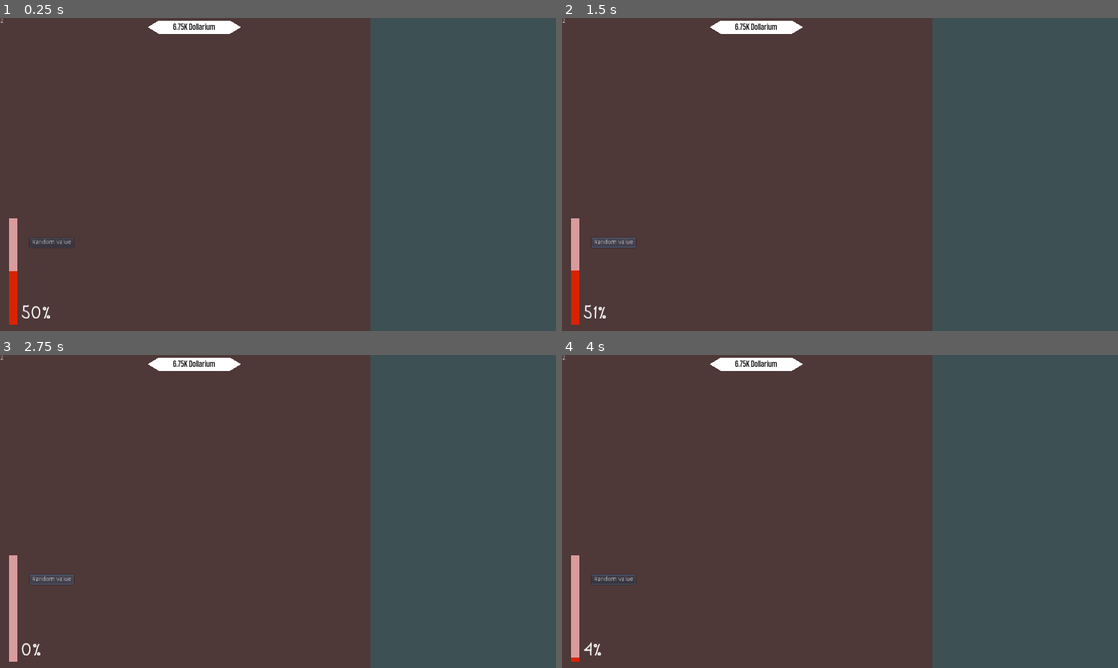
Above: before the commit, frames 1-4 (two rows, left to right).
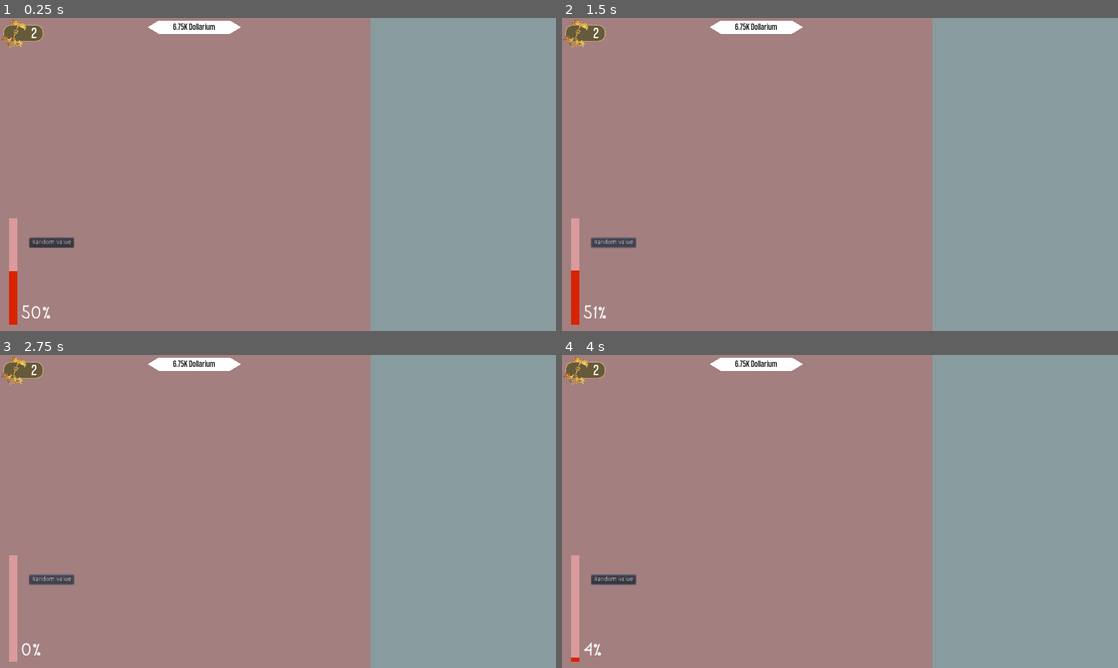
Above: after the commit, the same moments.

Repository: UltraMKF12/Waifu-Clicker
Game: Godot game, scene res://Game.tscn
Two runs of this game, one before a commit and one after it. Both use one fixed random seed, a clock stepped at 60 frames per second and the inputs below.
Inputs (mouse positions are in pixels of both pictures, inside the frame that each line leads up to):
- Up to frame 1 (0.25 s): no input
- Up to frame 2 (1.5 s): click "Random value" at 0.5 s; click "Random value" at 1.25 s
- Up to frame 3 (2.75 s): click "Random value" at 2 s
- Up to frame 4 (4 s): tap Enter at 2.75 s; move the mouse to (962, 495) at 2.77 s; tap Space at 3.5 s; move the mouse to (728, 527) at 3.52 s

The runs differ from the first frame. In frame 1, 99% of the frame differs, in the area x 0-100%, y 0-100%; in frame 2, 99%; in frame 3, 99%; in frame 4, 99%.

Commit message:
Add key graphics
+ tooltip for it.

Diff:
--- a/Game.tscn
+++ b/Game.tscn
@@ -1,10 +1,25 @@
-[gd_scene load_steps=10 format=2]
+[gd_scene load_steps=13 format=2]
 
 [ext_resource path="res://Scripts/Game.gd" type="Script" id=1]
 [ext_resource path="res://Objects/Tooltip/TooltipArea.tscn" type="PackedScene" id=2]
 [ext_resource path="res://Scripts/Affection.gd" type="Script" id=3]
 [ext_resource path="res://Fonts/Spring Snowstorm.ttf" type="DynamicFontData" id=4]
 [ext_resource path="res://Fonts/coolvetica condensed rg.otf" type="DynamicFontData" id=5]
+[ext_resource path="res://Sprites/Icons/icon_key.png" type="Texture" id=6]
+
+[sub_resource type="StyleBoxFlat" id=6]
+bg_color = Color( 0.113725, 0.113725, 0.113725, 0.619608 )
+border_blend = true
+corner_radius_top_left = 15
+corner_radius_top_right = 15
+corner_radius_bottom_right = 15
+corner_radius_bottom_left = 15
+shadow_color = Color( 1, 0.913725, 0.356863, 0.6 )
+shadow_size = 3
+
+[sub_resource type="DynamicFont" id=5]
+size = 36
+font_data = ExtResource( 5 )
 
 [sub_resource type="DynamicFont" id=4]
 size = 22
@@ -51,22 +66,55 @@
 anchor_right = 1.0
 anchor_bottom = 1.0
 mouse_filter = 2
-color = Color( 0.309804, 0.223529, 0.223529, 1 )
-__meta__ = {
-"_edit_lock_": true
-}
-
-[node name="Keytext" type="Label" parent="Screen/TwoPartDivision/CharacterPart"]
-margin_right = 97.0
-margin_bottom = 14.0
-text = "Key Counter"
+color = Color( 0.643137, 0.501961, 0.501961, 1 )
+__meta__ = {
+"_edit_lock_": true
+}
+
+[node name="Keys" type="Panel" parent="Screen/TwoPartDivision/CharacterPart"]
+margin_left = 10.0
+margin_top = 18.0
+margin_right = 98.0
+margin_bottom = 52.0
+custom_styles/panel = SubResource( 6 )
+__meta__ = {
+"_edit_group_": true
+}
+
+[node name="KeyText" type="Label" parent="Screen/TwoPartDivision/CharacterPart/Keys"]
+anchor_left = 0.778
+anchor_top = 0.441
+anchor_right = 0.778
+anchor_bottom = 0.441
+margin_left = -14.464
+margin_top = -21.994
+margin_right = 14.536
+margin_bottom = 22.006
+custom_colors/font_color = Color( 1, 1, 1, 1 )
+custom_fonts/font = SubResource( 5 )
+text = "12"
+align = 1
+valign = 1
+
+[node name="TextureRect" type="TextureRect" parent="Screen/TwoPartDivision/CharacterPart/Keys"]
+anchor_left = 0.259
+anchor_top = 0.464
+anchor_right = 0.259
+anchor_bottom = 0.464
+margin_left = 20.208
+margin_top = 45.224
+margin_right = 89.208
+margin_bottom = 114.224
+rect_rotation = -159.95
+texture = ExtResource( 6 )
+expand = true
 
 [node name="MoneyTextBorder" type="Polygon2D" parent="Screen/TwoPartDivision/CharacterPart"]
 position = Vector2( 298, -204 )
 offset = Vector2( 2, 0 )
 polygon = PoolVector2Array( 40, 225, 65, 210, 230, 210, 255, 225, 230, 240, 65, 240 )
 
-[node name="Moneytext" type="Label" parent="Screen/TwoPartDivision/CharacterPart/MoneyTextBorder"]
+[node name="MoneyText" type="Label" parent="Screen/TwoPartDivision/CharacterPart/MoneyTextBorder"]
 margin_left = 68.0
 margin_top = 210.0
 margin_right = 231.0
@@ -126,7 +174,7 @@
 anchor_right = 1.0
 anchor_bottom = 1.0
 mouse_filter = 2
-color = Color( 0.243137, 0.317647, 0.329412, 1 )
+color = Color( 0.537255, 0.611765, 0.623529, 1 )
 __meta__ = {
 "_edit_lock_": true
 }
@@ -152,15 +200,15 @@
 margin_top = 5.0
 margin_right = 555.0
 margin_bottom = 37.0
-tooltip_text = "This is your current money. Use it to buy new characters, or upgrade existing ones"
-
-[node name="TooltipArea" parent="Screen/Tooltips" instance=ExtResource( 2 )]
-margin_left = 857.0
-margin_top = 2.0
-margin_right = 1278.0
-margin_bottom = 715.0
-tooltip_text = "This are is under construction and I advise you do not do anything funny here. That's why this looooong long long looong tooltip is here for. Please go away to the red side!
-
-This are is under construction and I advise you do not do anything funny here. That's why this looooong long long looong tooltip is here for. Please go away to the red side!"
+tooltip_text = "This is your current money.
+Use it to buy new characters, or upgrade existing ones"
+
+[node name="KeyTooltip" parent="Screen/Tooltips" instance=ExtResource( 2 )]
+margin_left = 10.0
+margin_top = 18.0
+margin_right = 99.0
+margin_bottom = 53.0
+tooltip_text = "This is you currently avalible keys.
+Use it to unlock other characters."
 
 [connection signal="pressed" from="Screen/TwoPartDivision/CharacterPart/AffectionBar/Button" to="Screen/TwoPartDivision/CharacterPart/AffectionBar" method="_on_Button_pressed"]
--- a/Scripts/Game.gd
+++ b/Scripts/Game.gd
@@ -4,8 +4,8 @@
 export var money: int = 92000
 var keys: int = 2
 
-onready var moneytext = $Screen/TwoPartDivision/CharacterPart/MoneyTextBorder/Moneytext
-onready var keytext = $Screen/TwoPartDivision/CharacterPart/Keytext
+onready var moneytext = $Screen/TwoPartDivision/CharacterPart/MoneyTextBorder/MoneyText
+onready var keytext = $Screen/TwoPartDivision/CharacterPart/Keys/KeyText
 
 func _ready():
 	moneytext.text = Gamemanager.price_translate(money)
Binary file added: Sprites/Icons/icon_key.png
Not shown, added: Sprites/Icons/icon_key.png.import
